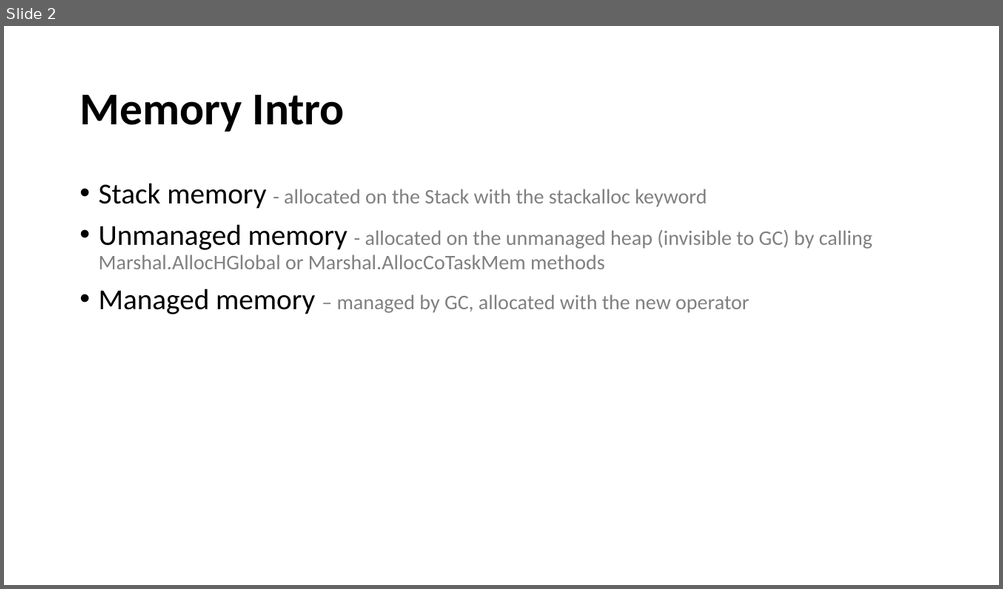
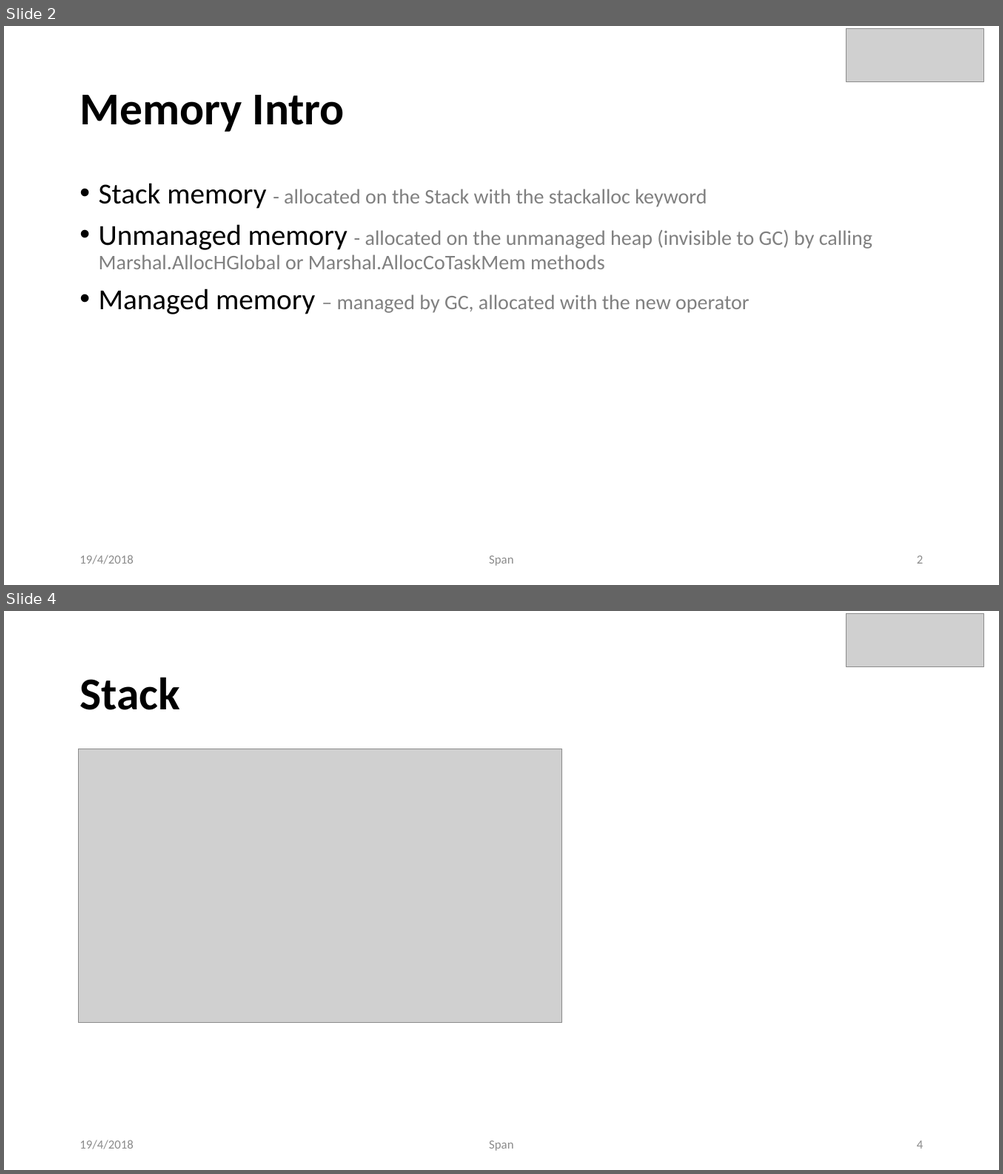
Before and after one commit to dimdeli/span, a slide deck: span_lab.pptx. Shown one above the other, each under a label of ours: slide 2 before the commit, slides 2 and 4 after it; the slides between them are not shown. The pictures are 1003x589 and 1003x1174 pixels, drawn with LibreOffice and Linux fonts; fonts in the diff are those of the drawing; grey boxes stand for pictures. Boxes give left, top, right and bottom in pixels: in the first picture for what was removed or moved away, otherwise in the second. Text is boxed around its words. In the diff, an @@ line names an element or a change of style, - is before the commit and + after.

```diff
--- a/span_lab.pptx
+++ b/span_lab.pptx
@@ slide 4 added at <box>4,611,999,1170</box>, background #FFFFFF @@
@@ picture added at <box>846,614,984,667</box> @@
@@ title added at <box>79,677,179,710</box>, 44 pt, text #000000, bold @@
+Stack
@@ picture added at <box>78,749,561,1024</box> @@
@@ text added at <box>79,1140,133,1150</box>, 12 pt, text #8C8C8C @@
+19/4/2018
@@ text added at <box>489,1141,513,1151</box>, 12 pt, text #8C8C8C @@
+Span
@@ page number added at <box>916,1141,922,1149</box>, 12 pt, text #8C8C8C @@
+4
@@ slide 2 changed as well @@
@@ picture added at <box>846,29,984,82</box> @@
@@ text added at <box>79,555,133,565</box>, 12 pt, text #8C8C8C @@
+19/4/2018
@@ text added at <box>489,556,513,566</box>, 12 pt, text #8C8C8C @@
+Span
@@ page number added at <box>916,556,922,564</box>, 12 pt, text #8C8C8C @@
+2
```
Also in this commit, not shown: 8 other slides changed, 3 other slides added, 2 slides removed.
